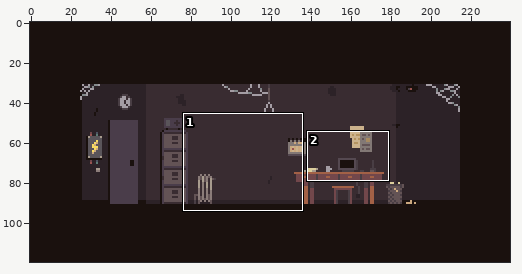
Edited in one commit: pixel-art file (Assets/Graphics/Background/GameBackground.aseprite). The picture above shows the old version from afar; the outline marks the close-up.
Close-up. Before:
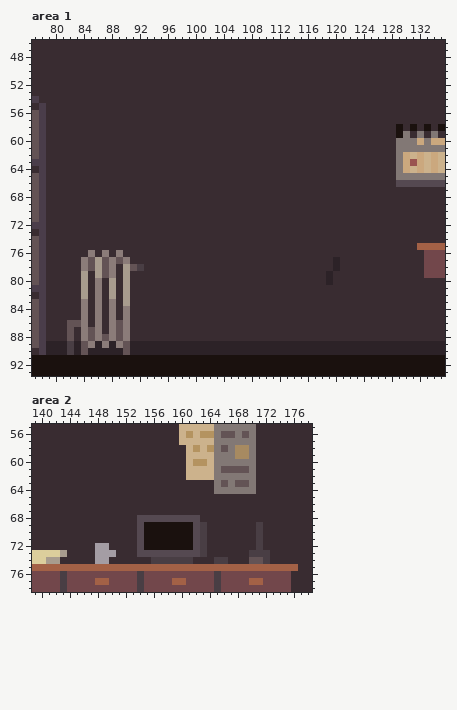
240x120 pixels, 1 frame. Colours within 5 levels of each other are drawn and written as one. Shown: area 1: x 77..135, y 46..93; area 2: x 139..178, y 55..78. The commit also changed other parts of the picture, which this record leaves out.
The result:
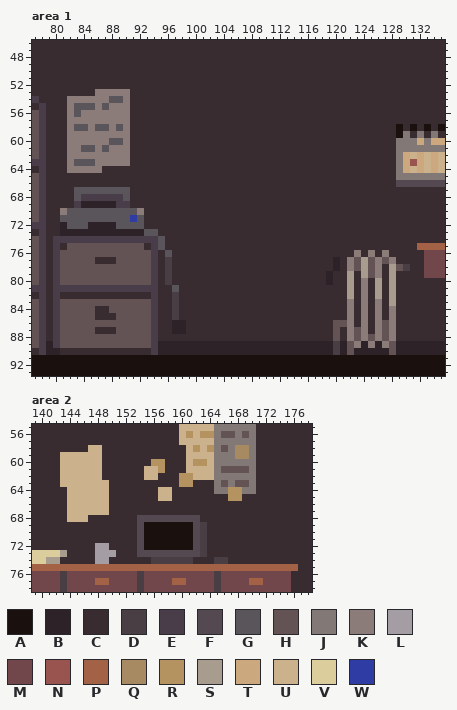
Palette (. is transparent): A #1a110e  B #2c2227  C #392c31  D #493e44  E #4a3d4a  F #554951  G #5a555a  H #635355  J #827875  K #8b7c79  L #a49da4  M #72474b  N #9a5450  P #a36146  Q #a78a61  R #b49360  S #a89c8e  T #cba87e  U #ccb28c  V #dcce9c  W #2f3ca4
Changes in this commit:
layer "Layer 3" added
layer "Printer 2" added
layer "Tegning og plakat" added
layer "Flashlight" removed
Changed rows in their new state; - is an unchanged pixel.
Area 1, layers "Printer 2", "Radiator", "Layer 3":
first column x 80:
53 ------KKKKK----------------------------------------
54 --KKKKKKGGK----------------------------------------
55 --KGGGKGKKK----------------------------------------
56 --KGKKKKKKK----------------------------------------
57 --KKKKKKKKK----------------------------------------
58 --KGGKGGKGK----------------------------------------
59 --KKKKKKKKK----------------------------------------
60 --KKKKKKGGK----------------------------------------
61 --KKGGKGKKK----------------------------------------
62 --KKKKKKKKK----------------------------------------
63 --KGGGKKKKK----------------------------------------
64 --KKKKK--------------------------------------------
67 ---GGGGGGGG----------------------------------------
68 ---GEEEEEEG----------------------------------------
69 ---EBBBBBEE----------------------------------------
70 -KGGGGGGGGGGK--------------------------------------
71 -GGGGGGGGGGWG--------------------------------------
72 -BGGGBBBBGGGG--------------------------------------
73 -BBBBBBBBBBBBGG------------------------------------
74 EEEEEEEEEEEEEEEG-----------------------------------
75 E-HHHHHHHHHHH-EG-----------------------------------
76 EHHHHHHHHHHHHHE-G--------------------------K-K-K---
77 EHHHH-CCC-HHHHE-D-------------------------KHSHKHK--
78 EHHHH-H-HHH-HHE-D-------------------------KHSHK-SHD
79 EHHHHHH-HHHHHHE-D-------------------------S-SHK-S--
80 EHHHHHHHHHHHHHE-D-------------------------S-K-S-S--
81 EEEEEEEEEEEEEEE--G------------------------S-K-S-S--
82 E---C-C-C-C---E--D------------------------S-K-S-S--
83 EHHHHHHHHHHHHHE--D------------------------K-K-K-S--
84 EHHHHHC-HHHHHHE--D------------------------K-K-K-K--
85 EHHHHHC-CHHHHHE--D------------------------K-K-K-K--
86 EH--HHHHH-HHHHE--BB---------------------HHK-K-KHK--
87 EH-HH-C-C-HHHHE--BB---------------------H-KHK-KHK--
88 EH-HH-H-H-HHHHE-------------------------H-KHKHKHK--
89 EHHH-HHHHH-HHHE-------------------------D-HK-K-KH--
90 -CCCCCCCCCCCCCE-------------------------D-H-----H--
Area 2:
first column x 143:
58 ----UU------------------------
59 UUUUUU------------------------
60 UUUUUU-------RR---------------
61 UUUUUU------UUR---------------
62 UUUUUU------UU---RR-----------
63 UUUUUUU----------RR-----------
64 -UUUUUU-------UU--------RR----
65 -UUUUUU-------UU--------RR----
66 -UUUUUU-----------------------
67 -UUUUUU-----------------------
68 -UUU--------------------------
69 ----------------------------C-
70 ----------------------------C-
71 ----------------------------C-
72 ----------------------------C-
73 ---------------------------CCC
74 ---------------------------CCC
Changed places in both close-ups, as pixel boxes (x1, y1, x2, y2):
changed: (53, 89, 186, 355)
changed: (333, 250, 410, 355)
changed: (60, 445, 109, 522)
changed: (144, 459, 193, 501)
changed: (228, 487, 270, 564)
